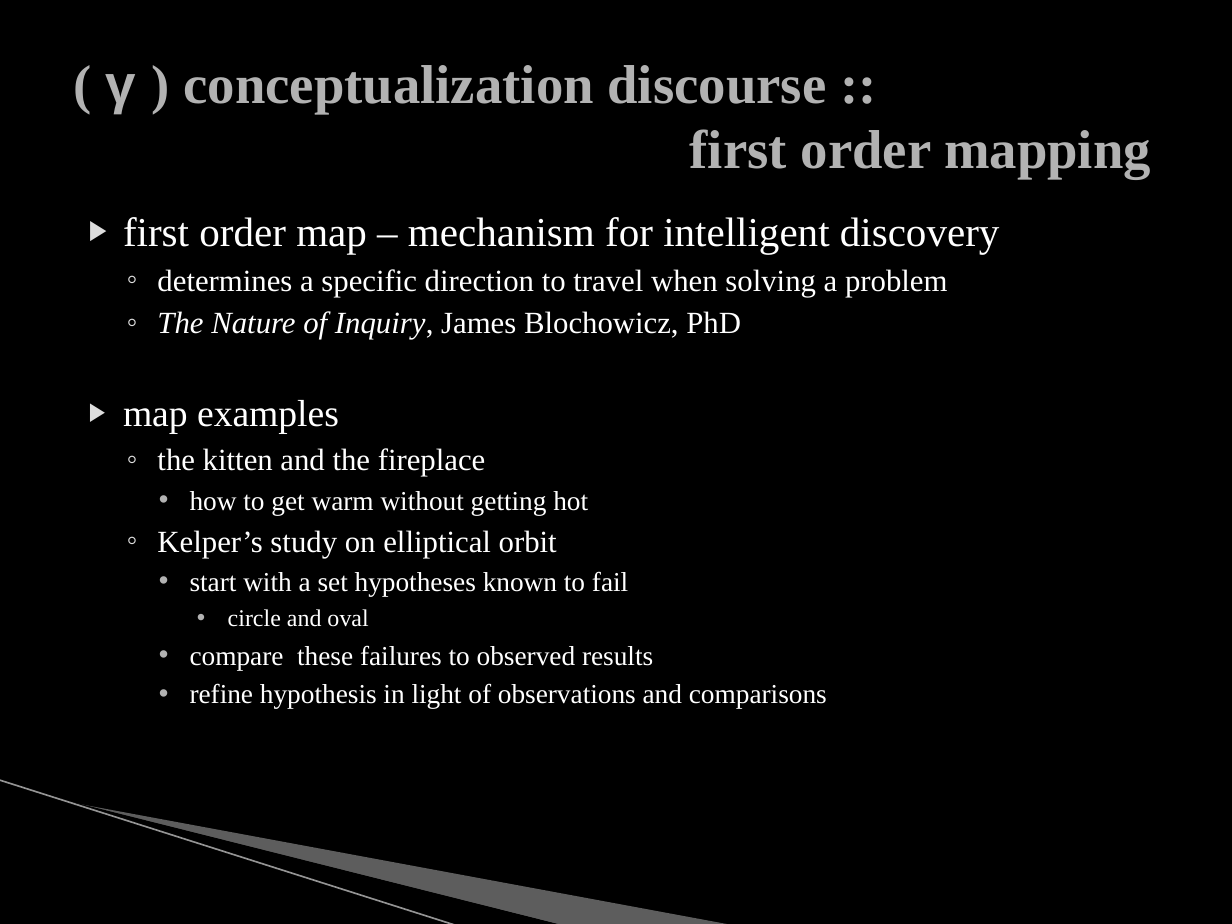
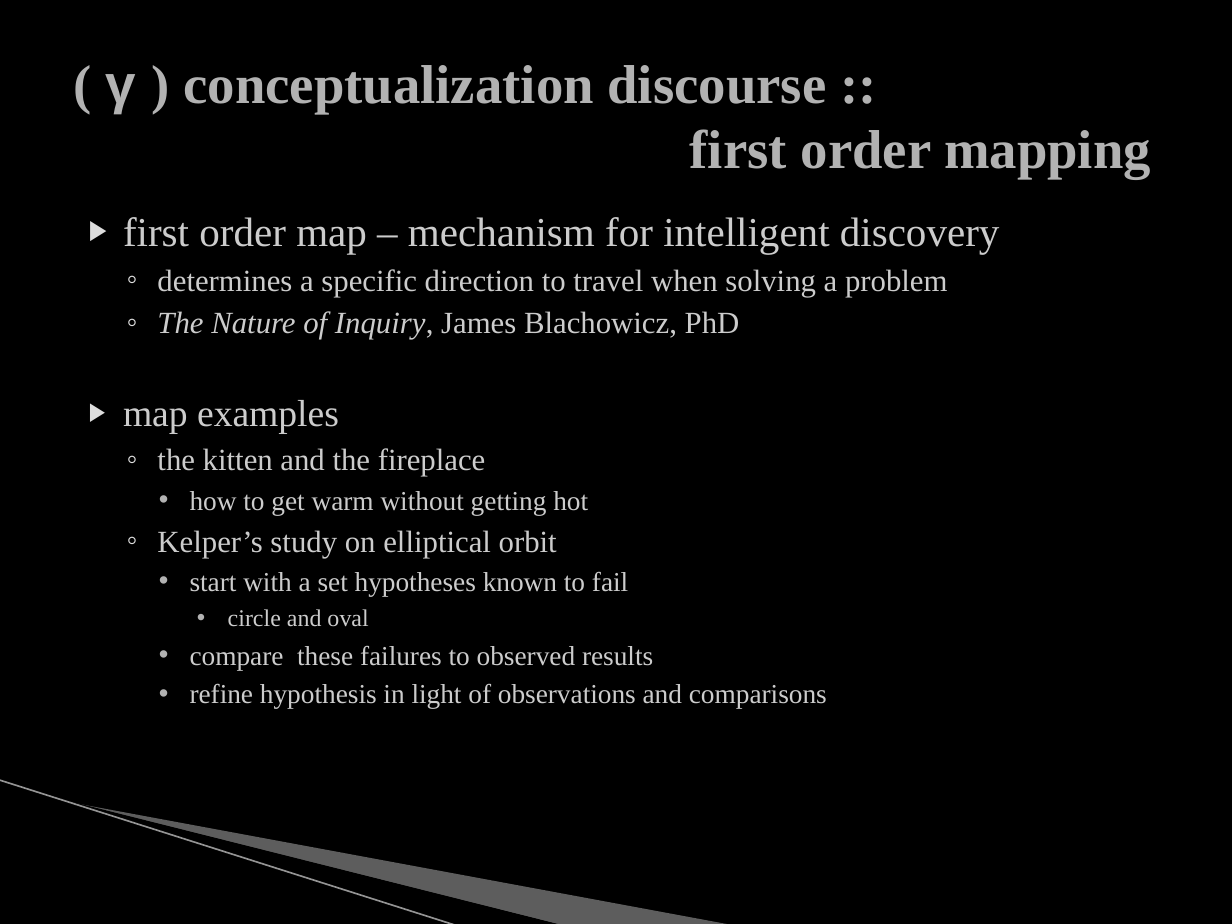
Before and after one commit to mjs0031/master_report, a slide deck: slide 13 of the_defense.pptx (slide 12 before the commit). Drawn at 1232x924 pixels with LibreOffice and Linux fonts; fonts in the diff are those of the drawing; background and template pictures are left out. Boxes give left, top, right and bottom in pixels: in the first picture for what was removed or moved away, otherwise in the second. Text is boxed around its words. In the diff, an @@ line names an element or a change of style, - is before the commit and + after.

```diff
--- a/the_defense.pptx
+++ b/the_defense.pptx
@@ text at box(123, 217, 1000, 708): text colour #FFFFFF to #CCCCCC in "first order map – mechanism for intelligent ...", "determines a specific direction to travel when ...", "map examples", "the kitten and the fireplace" and 6 more places @@
@@ text at box(157, 311, 740, 339): text changed; text colour #FFFFFF to #CCCCCC @@
-  ◦ The Nature of Inquiry, James Blochowicz, PhD
+  ◦ The Nature of Inquiry, James Blachowicz, PhD
```
Also in this commit, not shown: 4 other slides changed, 19 slides added, 32 slides removed, 3 other files.
